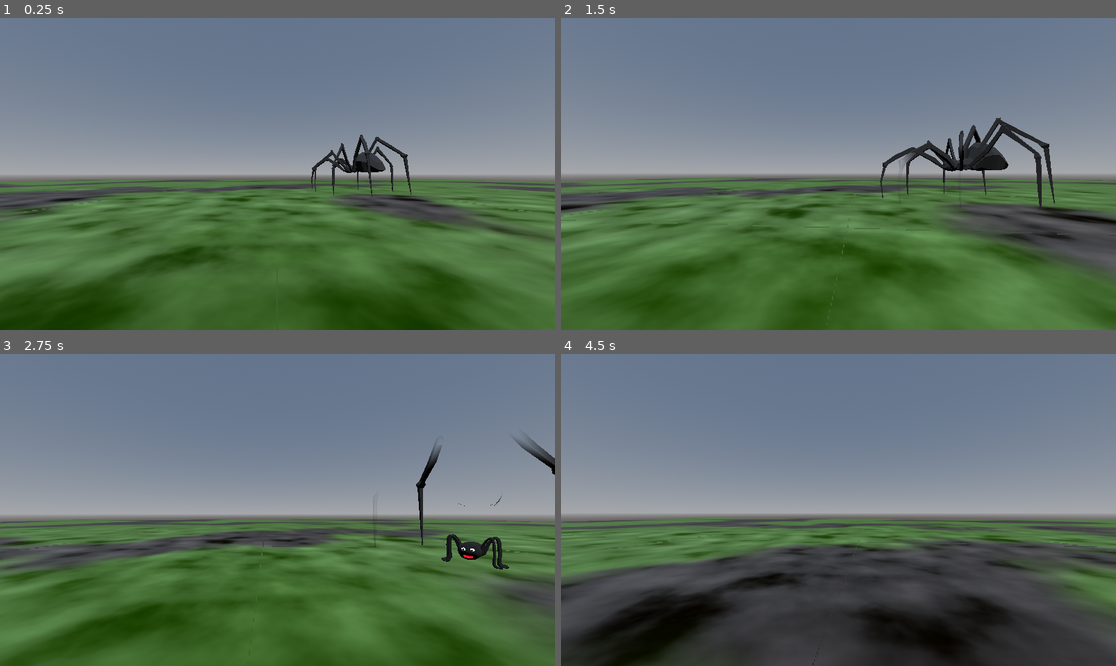
Above: before the commit, frames 1-4 (two rows, left to right).
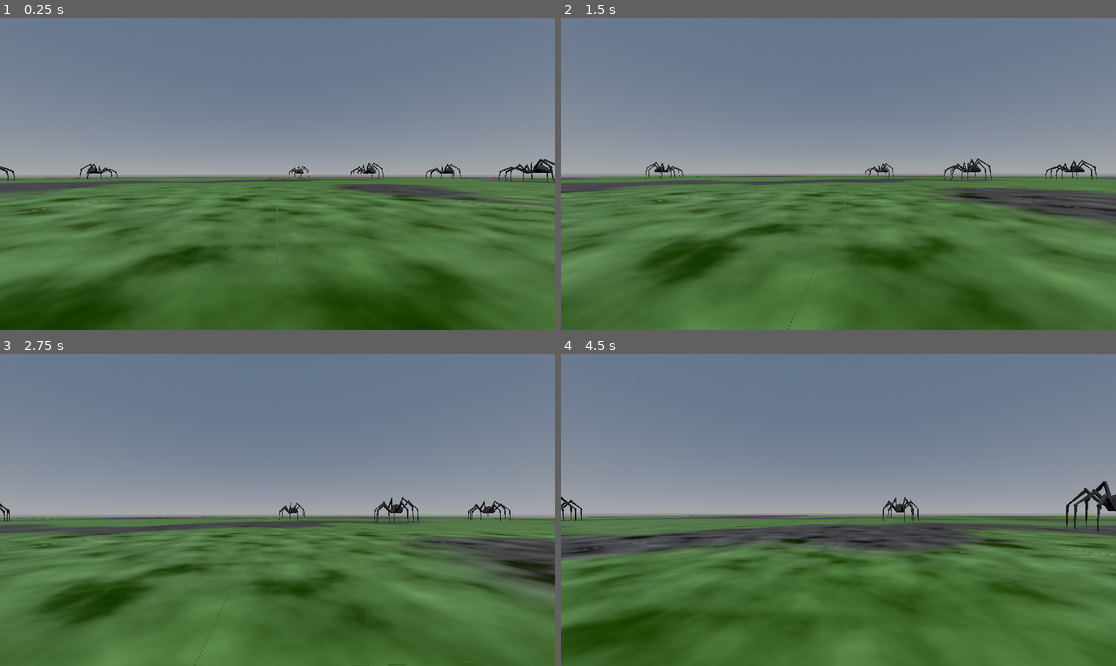
Above: after the commit, the same moments.

Repository: Tom3s/arachnophobia
Game: Godot game, scene res://Environment.tscn
Same seed, same stepped clock (60 frames per second), same inputs: the game is played once before the commit and once after it.
Inputs (mouse positions are in pixels of both pictures, inside the frame that each line leads up to):
- Up to frame 1 (0.25 s): no input
- Up to frame 2 (1.5 s): move the mouse to (866, 174) at 0.52 s; hold Shift (sprint, bound only after the commit) 0.53-1.28 s; hold W (move_forward) from 0.53 s (still down); tap Space (jump) at 0.77 s; move the mouse to (810, 174) at 1.27 s; tap Shift (sprint, bound only after the commit) at 1.35 s
- Up to frame 3 (2.75 s): keep holding W (move_forward); tap Space (jump) at 1.52 s; move the mouse to (288, 503) at 2.02 s; hold Shift (sprint, bound only after the commit) from 2.03 s (still down)
- Up to frame 4 (4.5 s): keep holding W (move_forward); move the mouse to (832, 516) at 2.77 s; release Shift (sprint, bound only after the commit) at 2.78 s; tap Shift (sprint, bound only after the commit) at 2.85, 4.35 s; tap Space (jump) at 3.02, 3.77 s; move the mouse to (877, 513) at 3.52 s; hold Shift (sprint, bound only after the commit) 3.53-4.28 s; move the mouse to (794, 506) at 4.27 s

The runs differ from the first frame. In frame 1, 6.6% of the frame differs, in the area x 0-100%, y 37-67%; in frame 2, 24%; in frame 3, 22%; in frame 4, 43%, in the area x 0-100%, y 40-100%.

Commit message:
Randomly Spawned Spiders

Diff:
--- a/Environment.tscn
+++ b/Environment.tscn
@@ -1,8 +1,7 @@
-[gd_scene load_steps=10 format=3 uid="uid://durwlggc6i12j"]
+[gd_scene load_steps=9 format=3 uid="uid://durwlggc6i12j"]
 
 [ext_resource type="Shader" uid="uid://cp7dpxsnbljhu" path="res://plane.tres" id="1_4rly7"]
 [ext_resource type="PackedScene" uid="uid://c616jee44wt1q" path="res://Player.tscn" id="2_yaxka"]
-[ext_resource type="PackedScene" uid="uid://dj7laeqr0neod" path="res://Models/Spider.tscn" id="3_cicq3"]
 [ext_resource type="Script" path="res://EventListener.gd" id="4_ecl41"]
 
 [sub_resource type="ProceduralSkyMaterial" id="ProceduralSkyMaterial_g5u3f"]
@@ -15,9 +14,11 @@
 sky = SubResource("Sky_fpdbe")
 ambient_light_source = 3
 ambient_light_color = Color(1, 1, 1, 1)
+fog_light_color = Color(0.313726, 0.341176, 0.388235, 1)
+fog_density = 0.0787
 
 [sub_resource type="PlaneMesh" id="PlaneMesh_chiys"]
-size = Vector2(10, 10)
+size = Vector2(20, 20)
 
 [sub_resource type="ShaderMaterial" id="ShaderMaterial_gmcll"]
 render_priority = 0
@@ -46,14 +47,5 @@
 [node name="Spiders" type="Node3D" parent="."]
 unique_name_in_owner = true
 
-[node name="Spider" parent="Spiders" instance=ExtResource("3_cicq3")]
-transform = Transform3D(1, 0, 0, 0, 1, 0, 0, 0, 1, 6.39308, 0, -16.5577)
-
-[node name="Spider2" parent="Spiders" instance=ExtResource("3_cicq3")]
-transform = Transform3D(1, 0, 0, 0, 1, 0, 0, 0, 1, -23.3712, 0, -8.62076)
-
-[node name="Spider3" parent="Spiders" instance=ExtResource("3_cicq3")]
-transform = Transform3D(1, 0, 0, 0, 1, 0, 0, 0, 1, 10.8126, 0, 10.0628)
-
 [node name="EventListener" type="Node" parent="."]
 script = ExtResource("4_ecl41")
--- a/EventListener.gd
+++ b/EventListener.gd
@@ -1,15 +1,39 @@
 extends Node
+
+var spiderScene := preload("res://Models/Spider.tscn")
 
 @onready var spiders: Node3D = %Spiders
 @onready var player: Node3D = %Player
 @onready var basePlane: MeshInstance3D = %BasePlane
 
 # Called when the node enters the scene tree for the first time.
+const SPIDER_SPAWN_RANGE = 75
+const MIN_SPIDER_DISTANCE = 10
 func _ready():
-	for spider in spiders.get_children():
+	# for spider in spiders.get_children():
+	# 	spider.player = player
+	var spawnedSpiders := 0
+	var occupiedPositions: PackedVector3Array = PackedVector3Array()
+	while spawnedSpiders < 20:
+		var spider := spiderScene.instantiate()
 		spider.player = player
+		spiders.add_child(spider)
+
+		while true:
+			var newPosition = Vector3((randf() * 2 - 1) * SPIDER_SPAWN_RANGE, 0, (randf() * 2 - 1) * SPIDER_SPAWN_RANGE)
+			var tooClose := false
+			for position in occupiedPositions:
+				if newPosition.distance_to(position) < MIN_SPIDER_DISTANCE:
+					tooClose = true
+					break
+			if !tooClose:
+				spider.global_position = newPosition
+				occupiedPositions.append(spider.global_position)
+				spawnedSpiders += 1
+				break
+
 
 	player.newPositionOnGrid.connect(func(pos: Vector2i):
 		basePlane.global_position = Vector3(pos.x * player.GRID_SIZE, 0, pos.y * player.GRID_SIZE)
-		(basePlane.get_surface_override_material(0) as ShaderMaterial).set_shader_parameter("UVOffset", Vector2(pos.x / 10.0, pos.y / 10.0))
+		(basePlane.get_surface_override_material(0) as ShaderMaterial).set_shader_parameter("UVOffset", Vector2(pos.x / 20.0, pos.y / 20.0))
 	)
--- a/Player.gd
+++ b/Player.gd
@@ -21,6 +21,9 @@
 @export
 var gravity: float = 10.0
 
+@export
+var sprintMultiplier: float = 2.0
+
 signal newPositionOnGrid(position: Vector2i)
 
 const GRID_SIZE: int = 10
@@ -43,6 +46,9 @@
 		moveDir += transform.basis.x
 
 	moveDir = moveDir.normalized()
+
+	if Input.is_action_pressed("sprint"):
+		moveDir *= sprintMultiplier
 
 	if Input.is_action_just_pressed("jump") && global_position.y < 0.01:
 		velocity.y = jumpStrength
--- a/Spider.gd
+++ b/Spider.gd
@@ -25,6 +25,8 @@
 var jumpingCooldown = 0.0
 var initialJumpingCooldown = 0.5
 
+signal justTamed()
+
 # Called when the node enters the scene tree for the first time.
 func _ready():
 	pass # Replace with function body.
@@ -51,6 +53,7 @@
 		hearts.emitting = true
 		scary.visible = false
 		setAlwaysVisible()
+		justTamed.emit()
 
 
 	y_velocity -= player.gravity * delta
--- a/plane.tres
+++ b/plane.tres
@@ -49,7 +49,7 @@
 input_name = "uv"
 
 [sub_resource type="VisualShaderNodeVectorOp" id="VisualShaderNodeVectorOp_0kl4w"]
-default_input_values = [0, Vector2(0, 0), 1, Vector2(10, 10)]
+default_input_values = [0, Vector2(0, 0), 1, Vector2(20, 20)]
 op_type = 0
 operator = 2
 
@@ -114,7 +114,7 @@
 
 
 // VectorOp:3
-	vec2 n_in3p1 = vec2(10.00000, 10.00000);
+	vec2 n_in3p1 = vec2(20.00000, 20.00000);
 	vec2 n_out3p0 = n_out2p0 * n_in3p1;
 
 
@@ -194,7 +194,7 @@
 
 }
 "
-graph_offset = Vector2(-431.121, -592.825)
+graph_offset = Vector2(-226.121, -564.825)
 nodes/fragment/0/position = Vector2(1720, 200)
 nodes/fragment/2/node = SubResource("VisualShaderNodeInput_uae4f")
 nodes/fragment/2/position = Vector2(-700, 40)
--- a/project.godot
+++ b/project.godot
@@ -47,3 +47,8 @@
 "events": [Object(InputEventKey,"resource_local_to_scene":false,"resource_name":"","device":-1,"window_id":0,"alt_press …(182 unchanged characters)…
 ]
 }
+sprint={
+"deadzone": 0.5,
+"events": [Object(InputEventKey,"resource_local_to_scene":false,"resource_name":"","device":-1,"window_id":0,"alt_pressed":false,"shift_pressed":false,"ctrl_pressed":false,"meta_pressed":false,"pressed":false,"keycode":0,"physical_keycode":4194325,"key_label":0,"unicode":0,"echo":false,"script":null)
+]
+}
